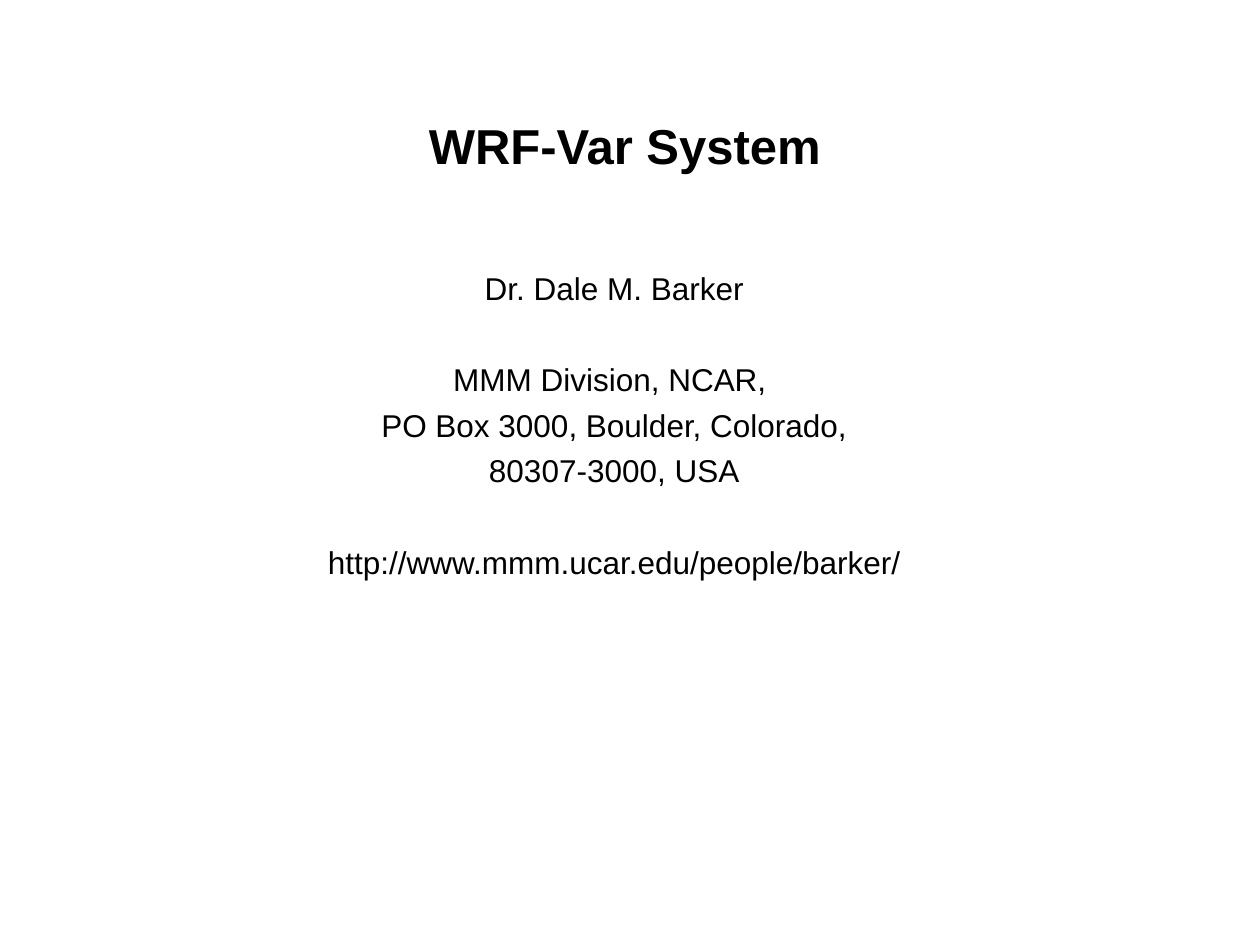
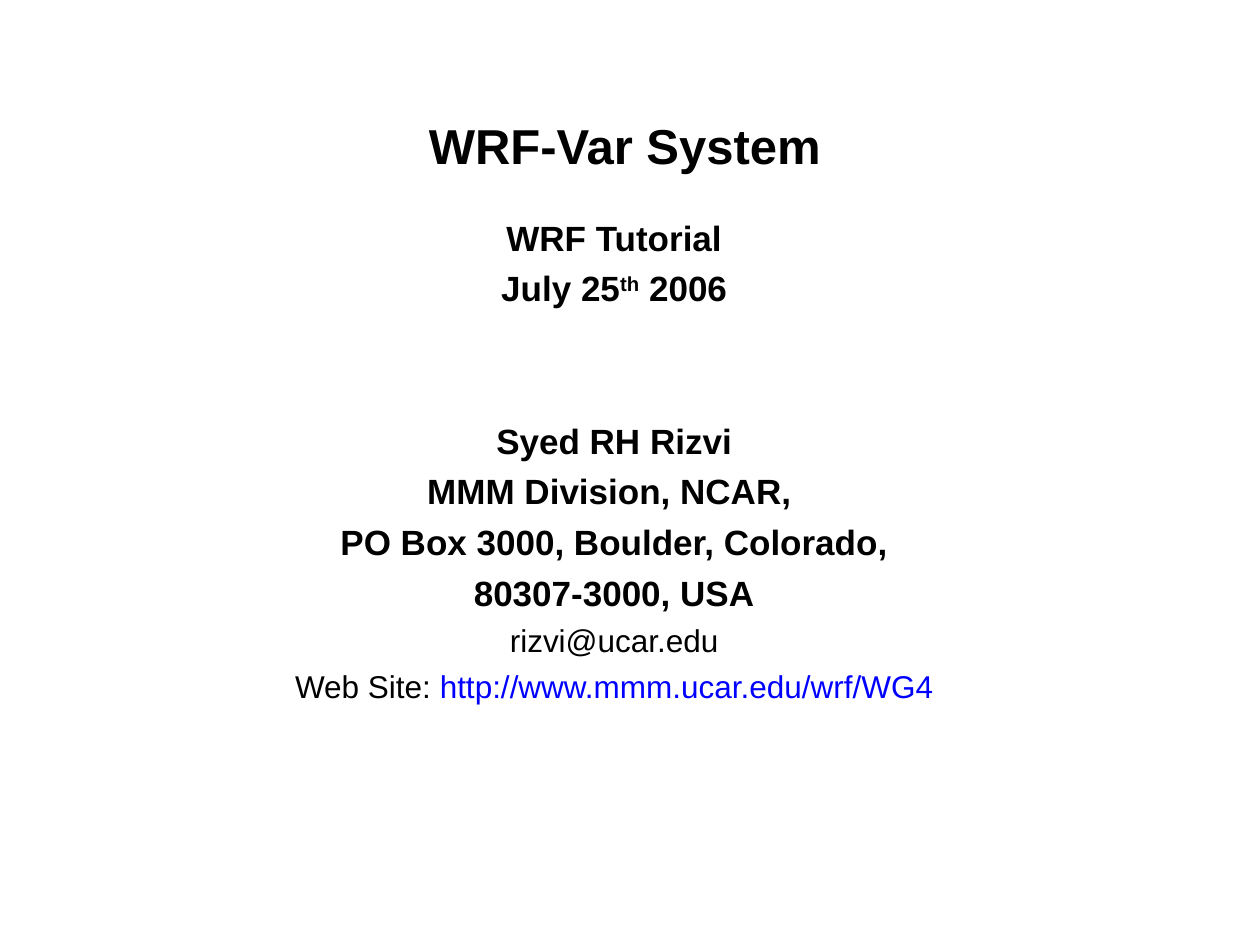
Before and after one commit to wrf-model/WRFDA, a slide deck: slide 1 of doc/da_tutorial/wrfvar-system.ppt. Drawn at 1260x945 pixels with LibreOffice and Linux fonts; fonts in the diff are those of the drawing. Boxes give left, top, right and bottom in pixels: in the first picture for what was removed or moved away, otherwise in the second. Text is boxed around its words. In the diff, an @@ line names an element or a change of style, - is before the commit and + after.

Commit message:
Updated with Rizvi's changes as of 07/20/06

```diff
--- a/doc/da_tutorial/wrfvar-system.ppt
+++ b/doc/da_tutorial/wrfvar-system.ppt
@@ subtitle "WRF Tutorial" moved from (x1=328, y1=277, x2=900, y2=580) to (x1=295, y1=225, x2=933, y2=704) @@
@@ subtitle at (x1=496, y1=225, x2=732, y2=460): text changed; size 18 to 20 pt; bold on @@
-Dr. Dale M. Barker
+WRF Tutorial
+July 25th 2006
+Syed RH Rizvi
@@ subtitle at (x1=340, y1=478, x2=887, y2=612): size 18 to 20 pt, bold on in "MMM Division, NCAR,", "PO Box 3000, Boulder, Colorado,", "80307-3000, USA" @@
@@ subtitle at (x1=295, y1=629, x2=933, y2=704): text changed; text colour #000000 to #0000FF @@
-http://www.mmm.ucar.edu/people/barker/
+rizvi@ucar.edu
+Web Site: http://www.mmm.ucar.edu/wrf/WG4
```
Also in this commit, not shown: 46 other slides changed, 1 slide removed.
